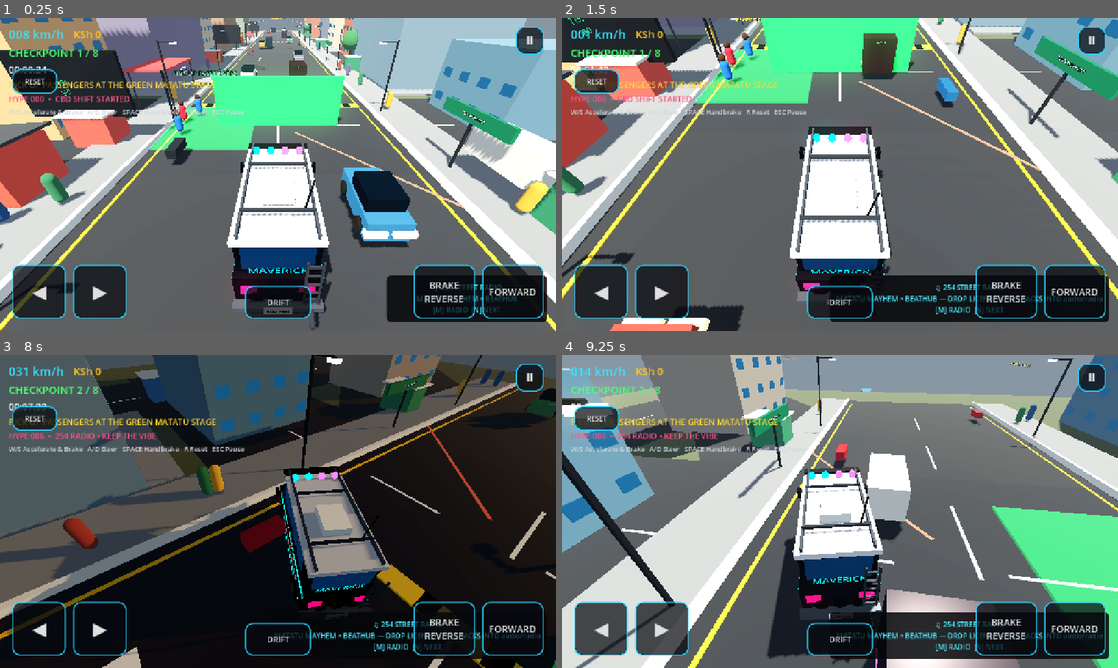
Above: before the commit, frames 1-4 (two rows, left to right).
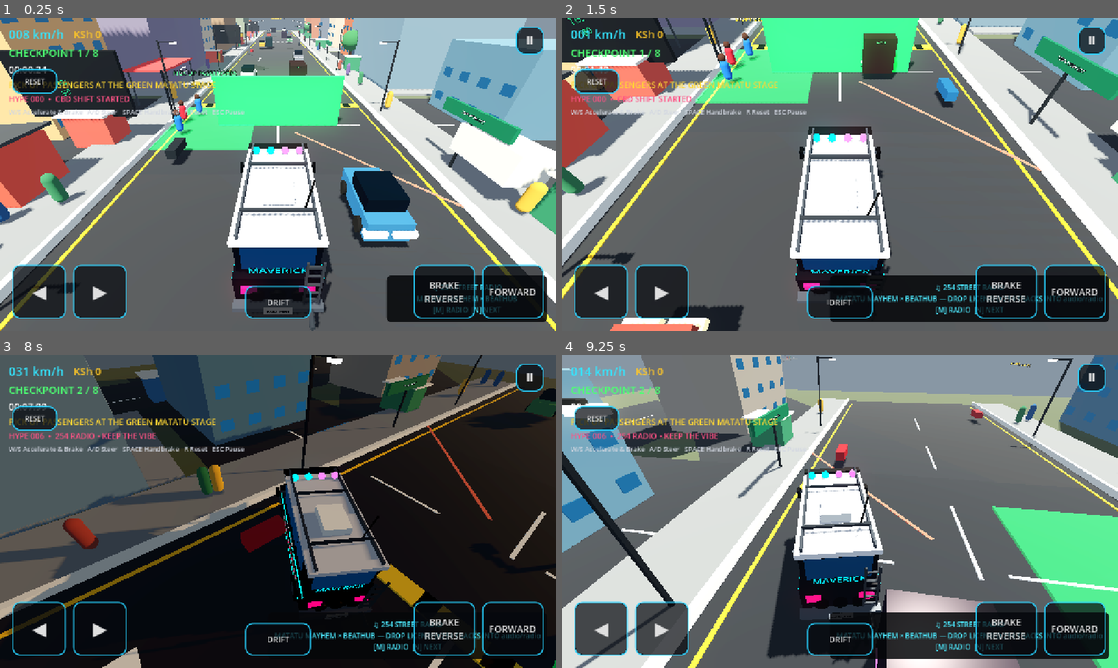
Above: after the commit, the same moments.

Repository: beathubonline-arch/Matatu-Mayhem
Game: Godot game, scene res://scenes/main/Main.tscn
Same seed, same stepped clock (60 frames per second), same inputs: the game is played once before the commit and once after it.
Inputs (mouse positions are in pixels of both pictures, inside the frame that each line leads up to):
- Up to frame 1 (0.25 s): no input
- Up to frame 2 (1.5 s): tap Enter at 0.5 s; move the mouse to (962, 158) at 0.52 s; hold D (steer_right) 0.53-1.28 s; hold N (radio_next) 0.53-1.28 s; click (962, 158) at 0.67 s; move the mouse to (728, 190) at 1.27 s; hold S (brake) from 1.28 s (still down); tap M (radio_toggle) at 1.35 s
- Up to frame 3 (8 s): move the mouse to (333, 442) at 2.02 s; release S (brake) at 2.03 s; hold D (steer_right) 2.03-2.78 s; tap L at 2.1, 4.35, 6.6 s; move the mouse to (250, 574) at 2.77 s; hold W (accelerate) 2.78-3.53 s; tap N (radio_next) at 2.85, 7.35 s; click (250, 574) at 2.92 s; move the mouse to (444, 558) at 3.52 s; hold M (radio_toggle) 3.53-4.28 s; hold A (steer_left) 3.53-5.03 s; move the mouse to (111, 464) at 4.27 s; move the mouse to (305, 511) at 5.02 s; hold S (brake) 5.03-5.78 s; hold N (radio_next) 5.03-5.78 s; click (305, 511) at 5.17 s; move the mouse to (194, 433) at 5.77 s; hold D (steer_right) 5.78-6.53 s; tap M (radio_toggle) at 5.85 s; move the mouse to (400, 495) at 6.52 s; hold W (accelerate) 6.53-7.28 s; move the mouse to (166, 527) at 7.27 s; hold D (steer_right) from 7.28 s (still down); click (166, 527) at 7.42 s
- Up to frame 4 (9.25 s): move the mouse to (895, 442) at 8.02 s; release D (steer_right) at 8.03 s; hold S (brake) 8.03-8.78 s; hold M (radio_toggle) 8.03-8.78 s; move the mouse to (812, 574) at 8.77 s; hold A (steer_left) from 8.78 s (still down); tap L at 8.85 s

The runs differ from the first frame. In frame 1, 1.7% of the frame differs, in the area x 79-100%, y 33-59%; in frame 2, 0.4%; in frame 3, less than 0.1%; in frame 4, 1.8%, in the area x 45-63%, y 10-60%.

Commit message:
Make corridor traffic yield around player at stages

Diff:
--- a/scripts/traffic/CorridorTrafficManager.gd
+++ b/scripts/traffic/CorridorTrafficManager.gd
@@ -28,6 +28,8 @@
 	vehicle.set_meta("b", b)
 	vehicle.set_meta("direction", direction if index % 2 == 0 else -direction)
 	vehicle.set_meta("speed", 7.0 + float(index % 3))
+	vehicle.set_collision_layer_value(1, true)
+	vehicle.set_collision_mask_value(1, false)
 	var mesh_instance := MeshInstance3D.new()
 	var mesh := BoxMesh.new()
 	mesh.size = Vector3(1.8, 1.55, 3.8)
@@ -47,12 +49,20 @@
 	add_child(vehicle)
 
 func _physics_process(_delta: float) -> void:
+	var player := GameManager.get_player_vehicle() as Node3D
 	for child in get_children():
 		var vehicle := child as CharacterBody3D
 		if vehicle == null:
 			continue
 		var direction: Vector3 = vehicle.get_meta("direction", Vector3.ZERO)
 		var speed: float = float(vehicle.get_meta("speed", 8.0))
+		# Stage safety: AI yields instead of shoving a stopped matatu while it loads.
+		if player != null:
+			var distance_to_player: float = vehicle.global_position.distance_to(player.global_position)
+			if distance_to_player < 9.0:
+				speed = 0.0
+			elif distance_to_player < 16.0:
+				speed *= 0.35
 		vehicle.velocity = direction * speed
 		vehicle.move_and_slide()
 		var a: Vector3 = vehicle.get_meta("a", Vector3.ZERO)
